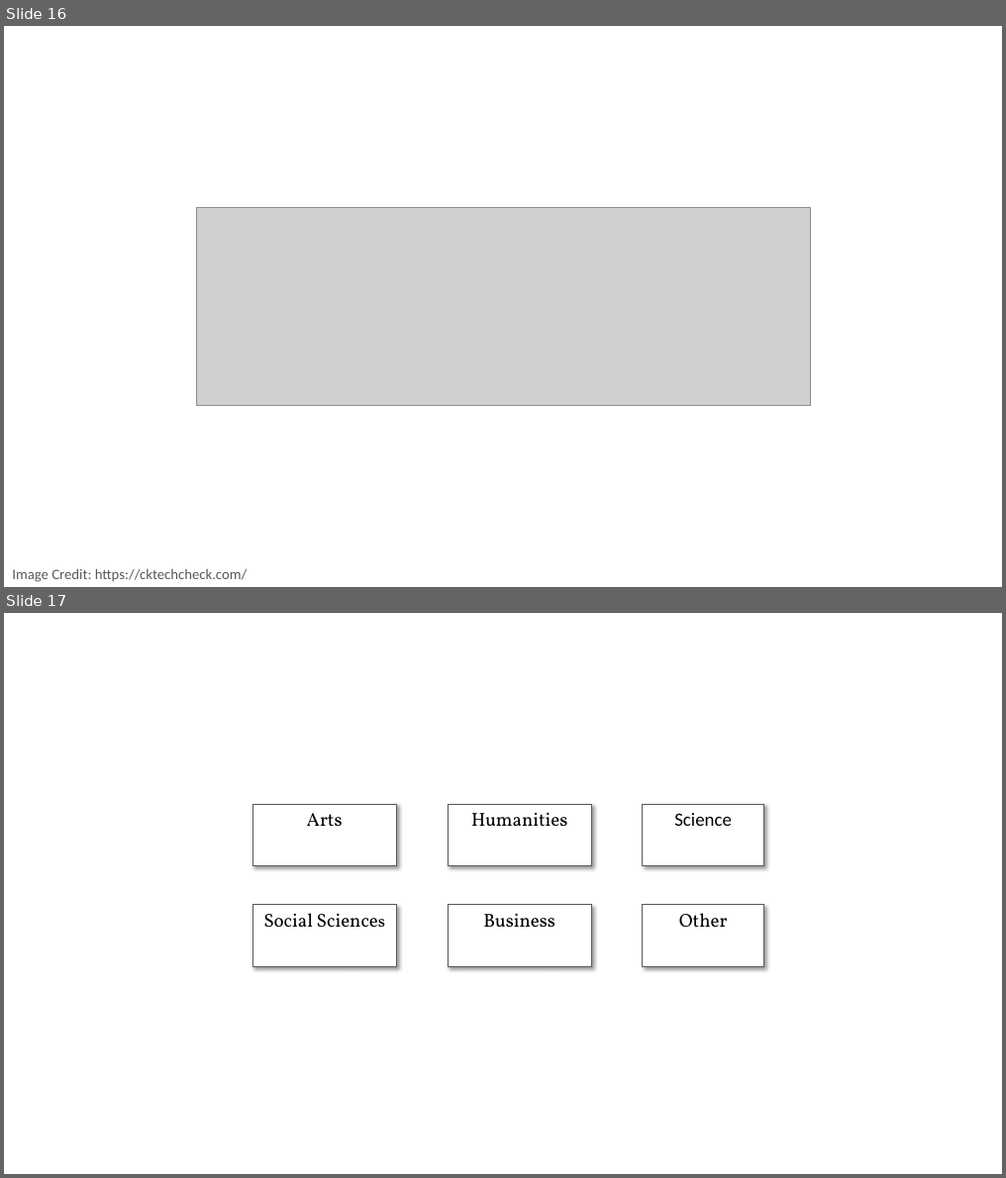
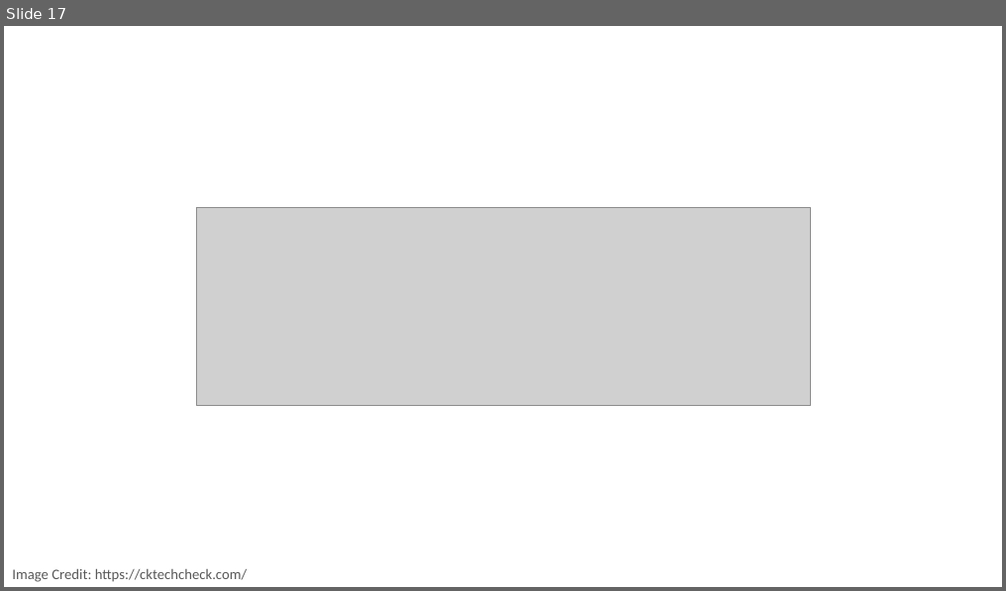
Before and after one commit to PracticumAI/nlp, a slide deck: presentations/01_nlp_intro.pptx. Shown one above the other, each under a label of ours: slides 16 and 17 before the commit, slide 17 after it. The pictures are 1006x1178 and 1006x591 pixels, drawn with LibreOffice and Linux fonts; fonts in the diff are those of the drawing; grey boxes stand for pictures. Boxes give left, top, right and bottom in pixels: in the first picture for what was removed or moved away, otherwise in the second. Text is boxed around its words. In the diff, an @@ line names an element or a change of style, - is before the commit and + after.

```diff
--- a/presentations/01_nlp_intro.pptx
+++ b/presentations/01_nlp_intro.pptx
@@ slide 17 removed at (x1=4, y1=613, x2=1002, y2=1174), background #FFFFFF @@
@@ rectangle removed at (x1=252, y1=805, x2=396, y2=866) @@
-Arts
@@ rectangle removed at (x1=448, y1=805, x2=592, y2=866) @@
-Humanities
@@ rectangle removed at (x1=643, y1=805, x2=764, y2=866) @@
-Science
@@ rectangle removed at (x1=252, y1=905, x2=396, y2=966) @@
-Social Sciences
@@ rectangle removed at (x1=448, y1=905, x2=592, y2=966) @@
-Business
@@ rectangle removed at (x1=643, y1=905, x2=764, y2=966) @@
-Other
@@ what was slide 16 is now slide 17 @@
```
Also in this commit, not shown: 2 slides changed, 1 slide added, 1 other file.
